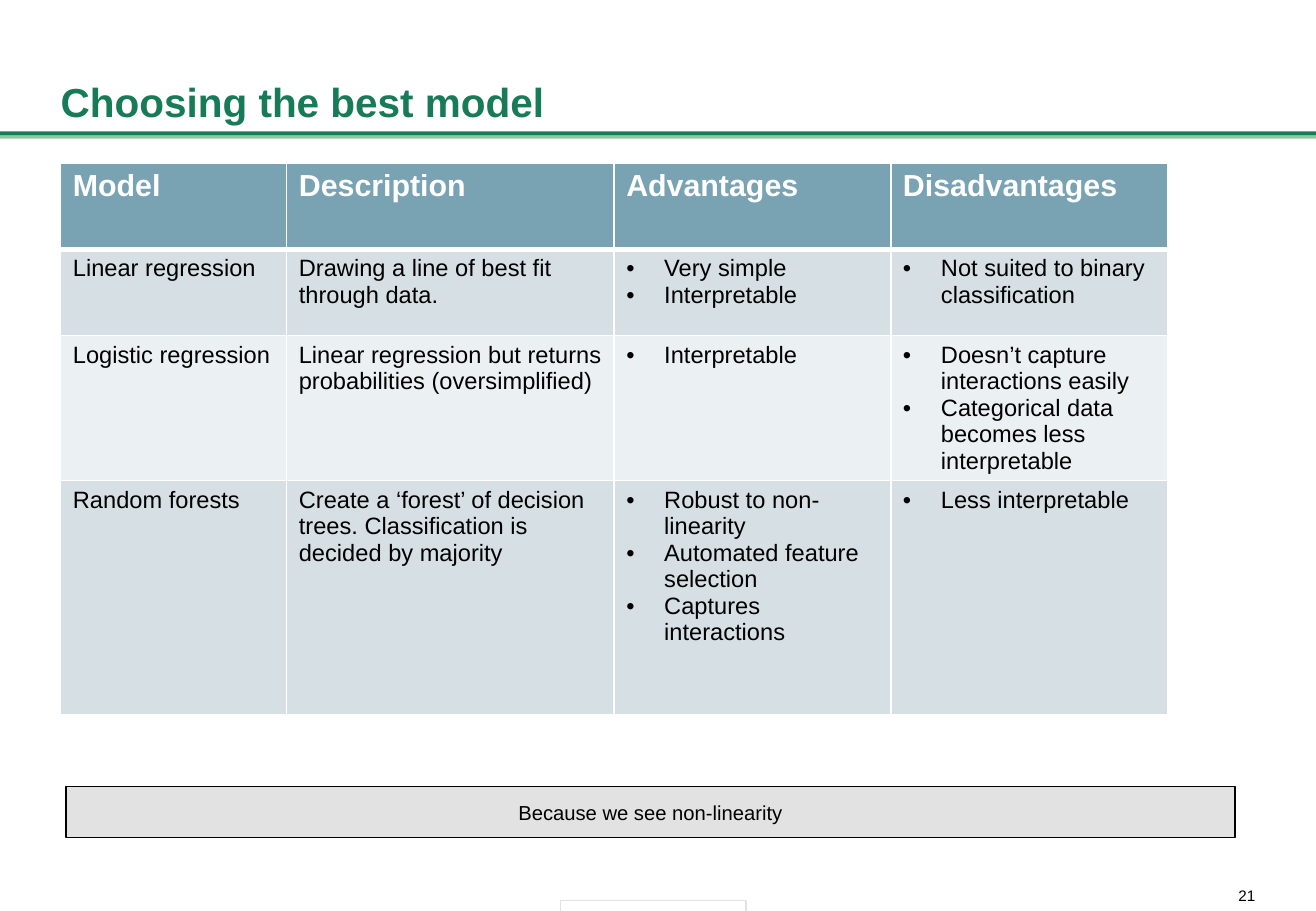
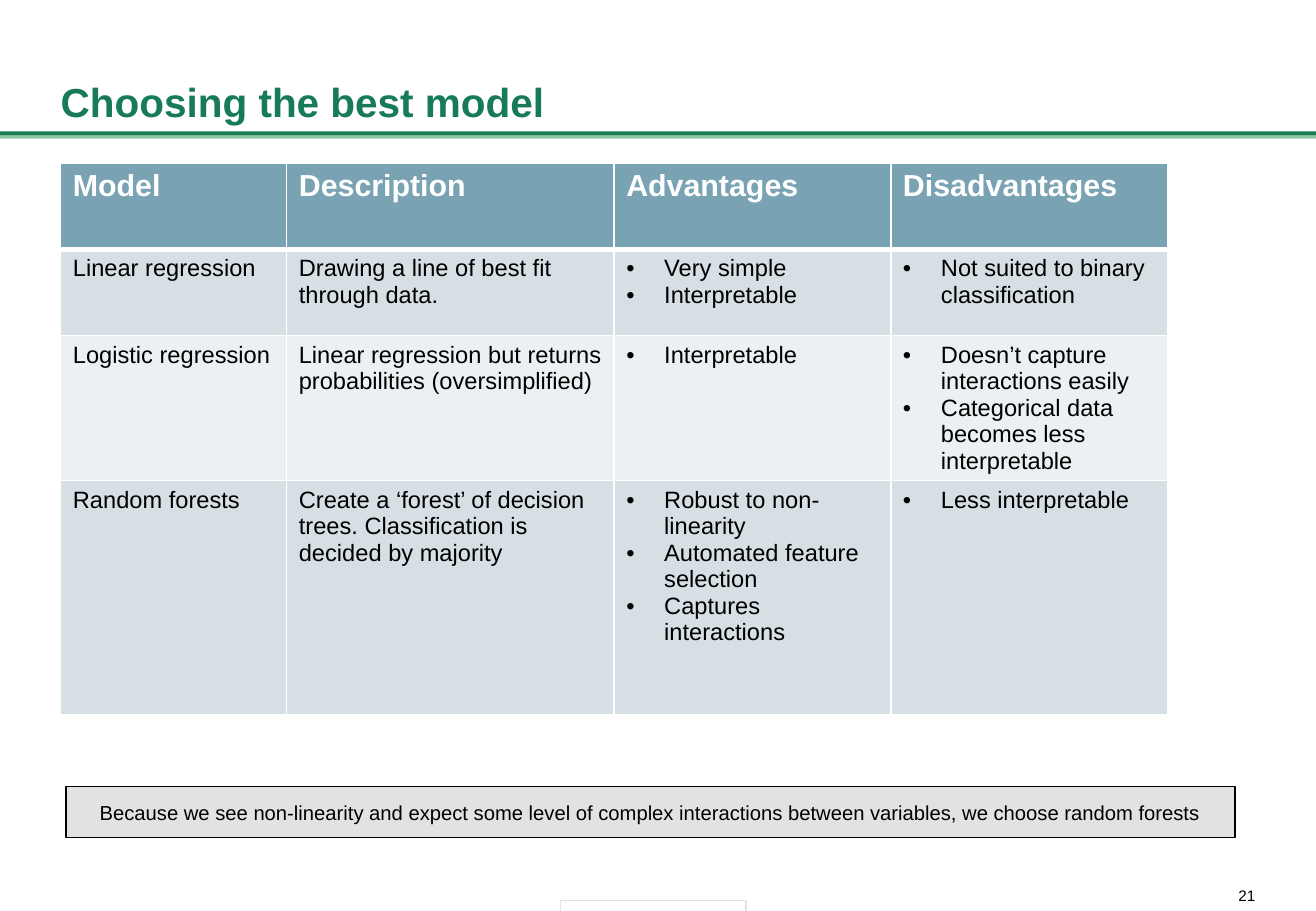
Before and after one commit to Sunken52/Crash-Data-ML, a slide deck: slide 21 of Presentation/Crash analysis presentation.pptx. Drawn at 1316x911 pixels with LibreOffice and Linux fonts; fonts in the diff are those of the drawing. Boxes give left, top, right and bottom in pixels: in the first picture for what was removed or moved away, otherwise in the second. Text is boxed around its words. In the diff, an @@ line names an element or a change of style, - is before the commit and + after.

```diff
--- a/Presentation/Crash analysis presentation.pptx
+++ b/Presentation/Crash analysis presentation.pptx
@@ text in rectangle at bbox=[100, 805, 1200, 825]: text changed @@
-Because we see non-linearity
+Because we see non-linearity and expect some level of complex interactions between variables, we choose random forests
```
Also in this commit, not shown: 3 other slides changed.
